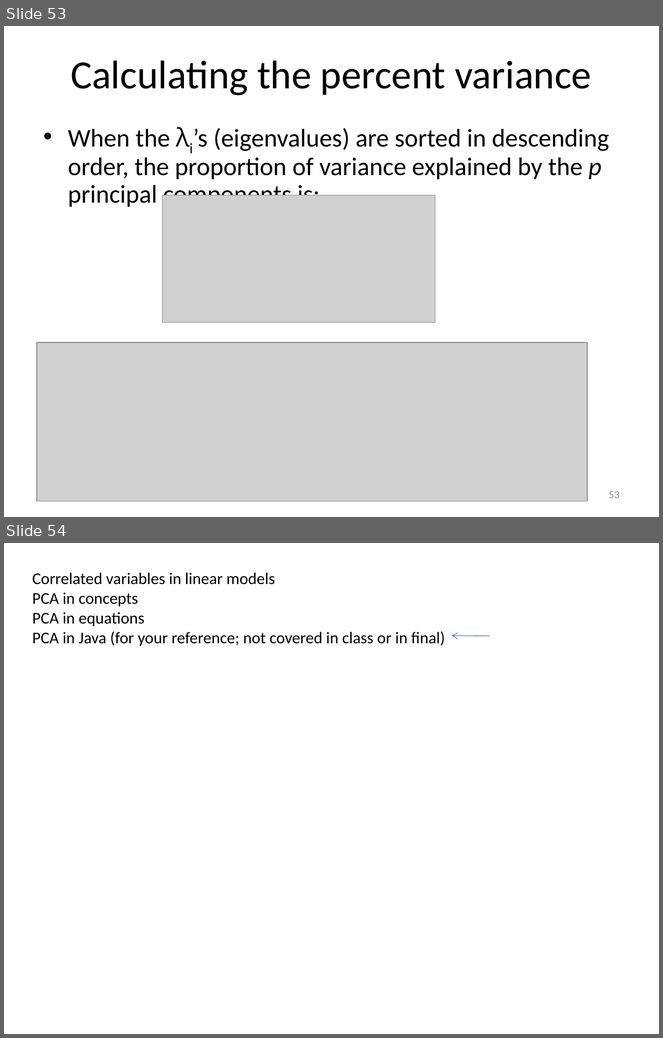
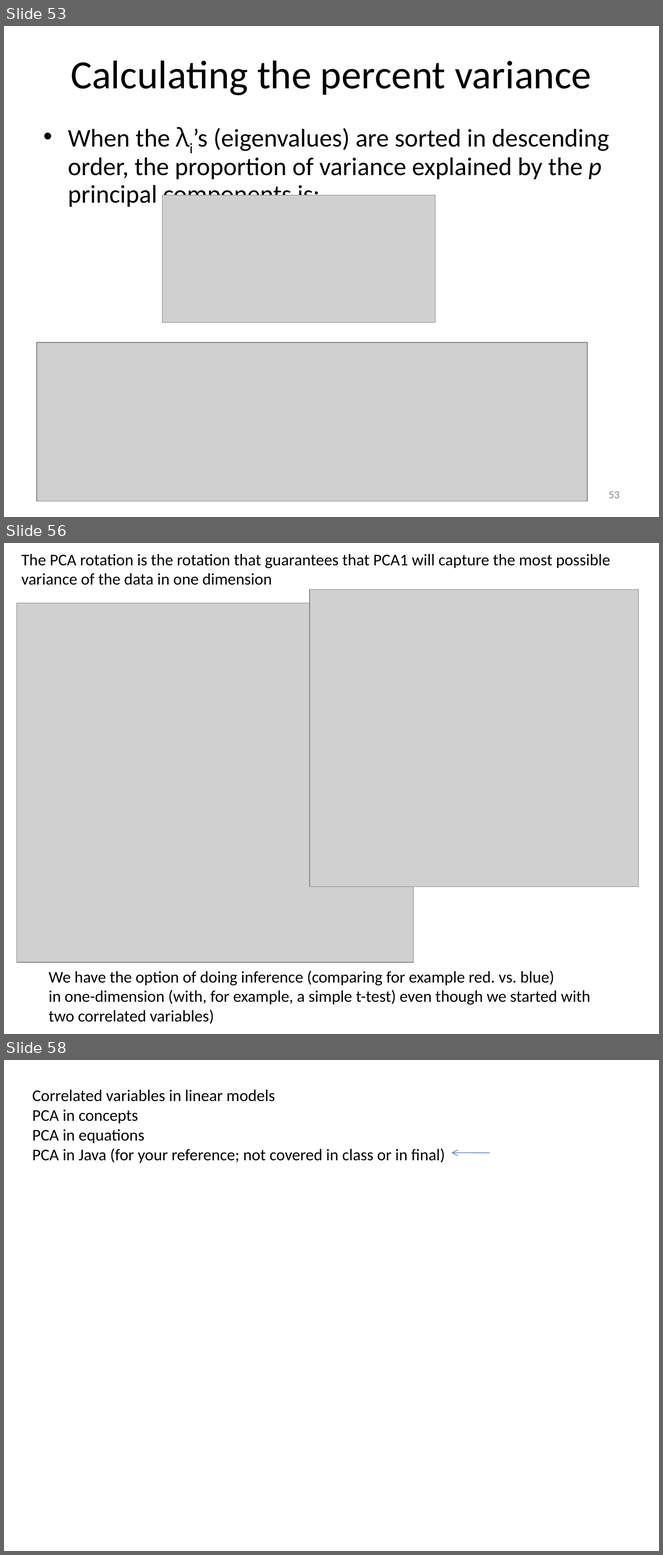
Before and after one commit to afodor/afodor.github.io, a slide deck: classes/stats2018/Lecture17.pptx. Shown one above the other, each under a label of ours: slides 53 and 54 before the commit, slides 53, 56 and 58 after it; the slides between them are not shown. The pictures are 663x1038 and 663x1555 pixels, drawn with LibreOffice and Linux fonts; fonts in the diff are those of the drawing; grey boxes stand for pictures. Boxes give left, top, right and bottom in pixels: in the first picture for what was removed or moved away, otherwise in the second. Text is boxed around its words. In the diff, an @@ line names an element or a change of style, - is before the commit and + after.

```diff
--- a/classes/stats2018/Lecture17.pptx
+++ b/classes/stats2018/Lecture17.pptx
@@ slide 56 added at (x1=4, y1=543, x2=659, y2=1034), background #FFFFFF @@
@@ text added at (x1=21, y1=554, x2=610, y2=585), 18 pt, text #000000 @@
+The PCA rotation is the rotation that guarantees that PCA1 will capture the most possible variance of the data in one dimension
@@ picture added at (x1=310, y1=589, x2=639, y2=887) @@
@@ picture added at (x1=17, y1=603, x2=414, y2=963) @@
@@ text added at (x1=49, y1=971, x2=591, y2=1024), 18 pt, text #000000 @@
+We have the option of doing inference (comparing for example red. vs. blue)
+in one-dimension (with, for example, a simple t-test) even though we started with
+two correlated variables)
@@ what was slide 54 is now slide 58 @@
```
Also in this commit, not shown: 3 other slides added.
